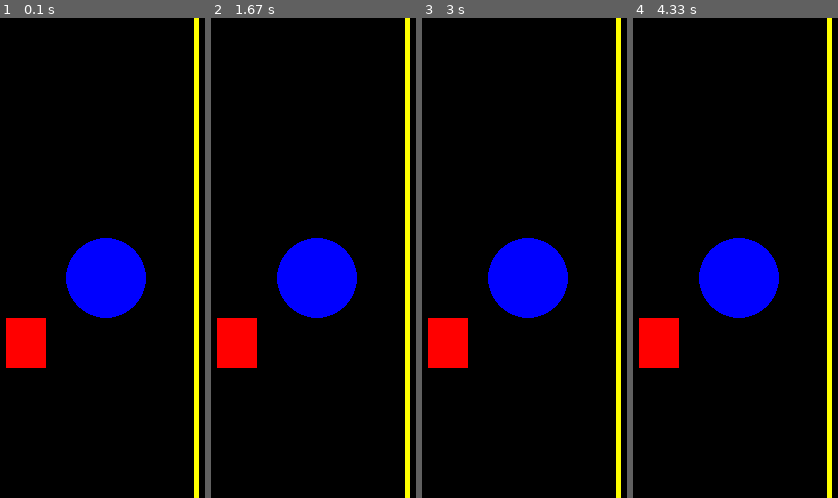
Above: before the commit, frames 1-4 (left to right).
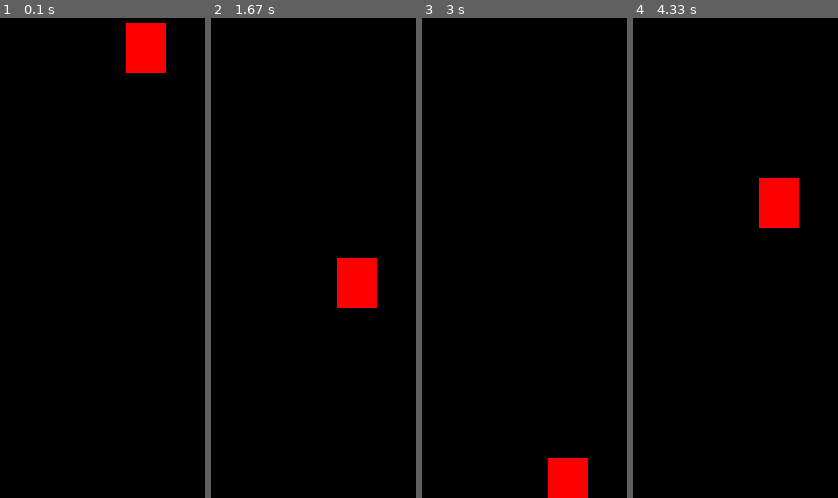
Above: after the commit, the same moments.

Repository: Jonathann8/Codeborne--Python-Games
Game: pygame game, started from GameTestV.0/TestedegameV2.py
The game is run twice, just before and just after one commit, with the same random seed, the same clock (stepped at 60 frames per second) and the same inputs.
Inputs:
- Up to frame 1 (0.1 s): no input
- Up to frame 2 (1.67 s): no input
- Up to frame 3 (3 s): no input
- Up to frame 4 (4.33 s): no input

The runs differ from the first frame. In frame 1, 12% of the frame differs, in the area x 2-98%, y 0-100%; in frame 2, 11%; in frame 3, 11%; in frame 4, 12%.

Commit message:
Update TestedegameV2.py

Diff:
--- a/GameTestV.0/TestedegameV2.py
+++ b/GameTestV.0/TestedegameV2.py
@@ -7,17 +7,25 @@
 
 largura = 640
 altura = 480
+x = largura/2
+y = 0
 
 tela = pygame.display.set_mode((largura, altura)) #Criando o objeto tela, e definindo largura x altura
 pygame.display.set_caption('Primeiro game')
+relogio = pygame.time.Clock()
 
 while True: #Criando o loop infinito.
+    relogio.tick(30) #Controla o framerate
+    tela.fill((0,0,0))
     for event in pygame.event.get():    #A cada interação do looping principal, checar qual evento ocorreu. (exemplo o looling tem que indentificar qual tecla apertou.)
         if event.type == QUIT: #Função para fehcar a janela do jogo.
             pygame.quit()
             exit()
-    pygame.draw.rect(tela, (255,0,0), (200,300,40,50)) #Desenhando o retângulo.
-    pygame.draw.circle(tela, (0,0,255),(300,260), 40) #Primeiro parâmetro saõ as cores, o segundo é x e y, e por último , o raio do objeto
-    pygame.draw.line(tela, (255,255,0), (390,0), (390,600), 5) #linha
+
+    pygame.draw.rect(tela, (255,0,0), (x,y,40,50)) #Desenhando o retângulo. Primeiro parâmetro saõ as cores, o segundo é x e y, e por último , o raio do objeto
+    if y >= altura:
+        y = 0
+    y = y + 5
+
 
     pygame.display.update() #A cada interação do looping principal do jogo, ela atualiza a tela do jogo
